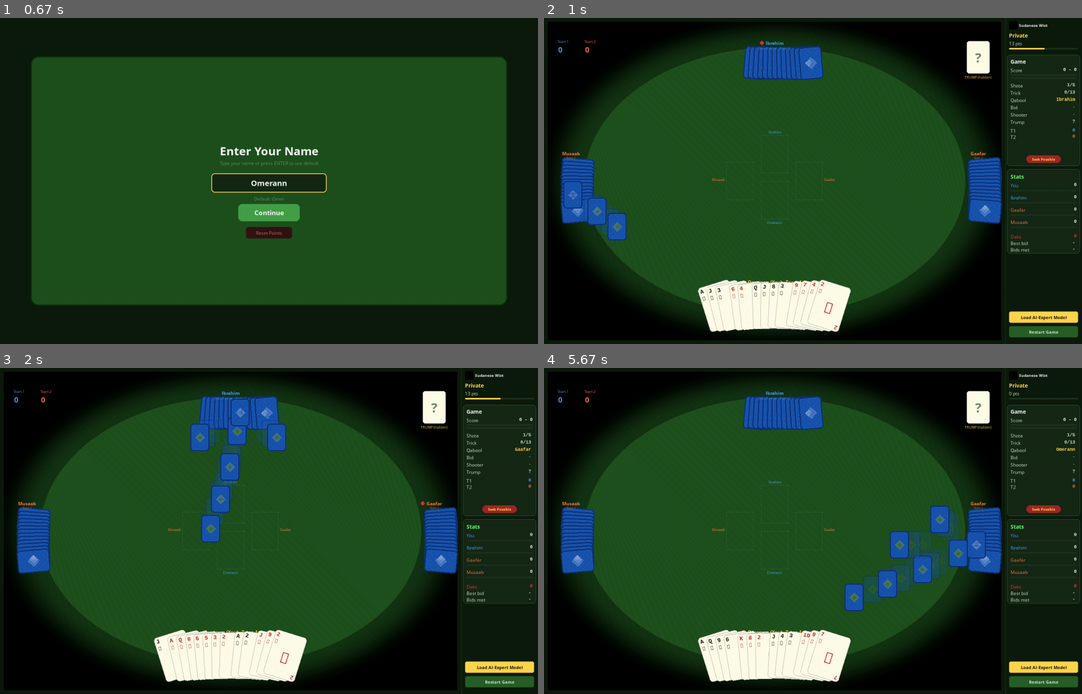
Above: before the commit, frames 1-4 (two rows, left to right).
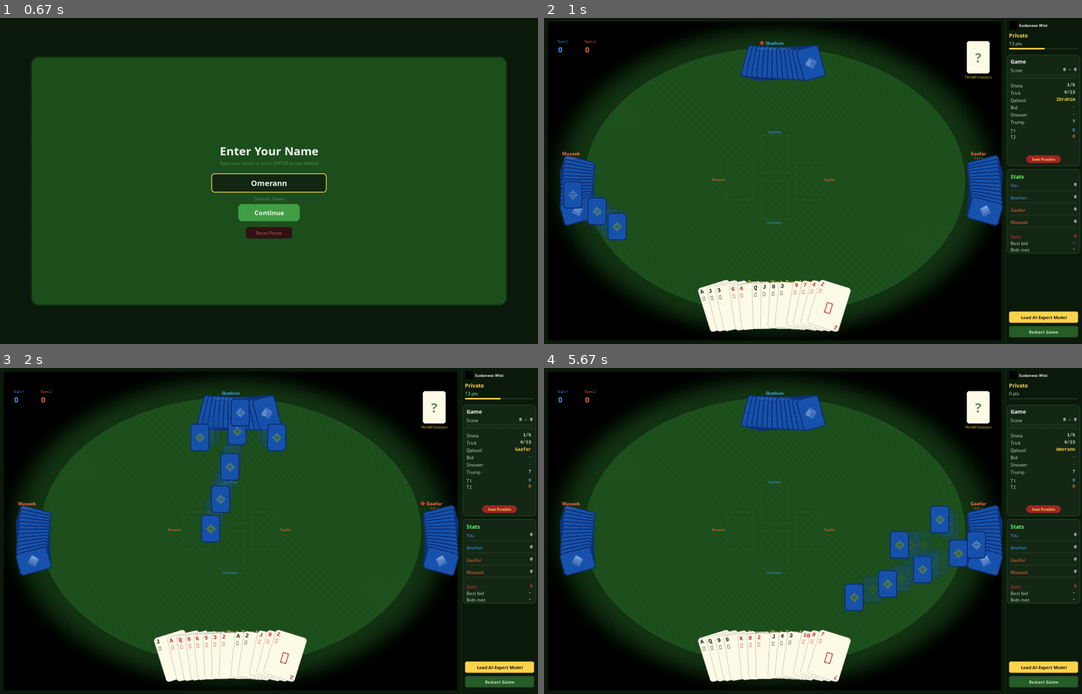
Above: after the commit, the same moments.

Repository: aamagzoub/engineering-intelligence
Game: pygame game, started from gui_pygame/main.py
Two runs of this game, one before a commit and one after it. Both use one fixed random seed, a clock stepped at 60 frames per second and the inputs below.
Inputs (mouse positions are in pixels of both pictures, inside the frame that each line leads up to):
- Up to frame 1 (0.67 s): type "ann" at 0.33 s
- Up to frame 2 (1 s): tap Enter at 0.67 s; click "▶ Start Game" at 0.93 s
- Up to frame 3 (2 s): click "Restart Game" at 1.27 s; click "Continue" at 1.6 s; tap Enter at 1.88 s
- Up to frame 4 (5.67 s): click (786, 615) at 2.27 s; click "Restart Game" at 2.6 s; click "Reset Points" at 2.93 s; click (952, 501) at 3.27 s; tap Enter at 4.55 s; click "📖 How to Play" at 4.93 s; click (694, 472) at 5.27 s; tap Space at 5.55 s

Frame 1 is identical in both runs. In frame 2, 1.1% of the frame differs, in the area x 2-86%, y 8-64%; in frame 3, 1.0%; in frame 4, 1.1%.

Commit message:
Increase opponent fan arc visibility (wider spread, full rotation)

Diff:
--- a/gui_pygame/game_screen.py
+++ b/gui_pygame/game_screen.py
@@ -2666,8 +2666,8 @@
             self._card_back_opp_landscape = pygame.transform.rotate(self._card_back_opp, 90)
 
         # Fan parameters.
-        max_spread = 20.0
-        fan_spread = min(max_spread, count * 2.0)
+        max_spread = 30.0
+        fan_spread = min(max_spread, count * 2.5)
         half_spread = fan_spread / 2.0
 
         for i in range(count):
@@ -2681,8 +2681,7 @@
                 spacing = min(14, 160 // max(count, 1))
                 card_x = x + i * spacing
                 card_y = y
-                # Positive angle = curve down (opposite of user's hand).
-                rotated = pygame.transform.rotate(self._card_back_opp, angle_deg * 0.5)
+                rotated = pygame.transform.rotate(self._card_back_opp, angle_deg)
                 rect = rotated.get_rect(center=(card_x + card_w // 2, card_y + card_h // 2))
                 self.screen.blit(rotated, rect)
             else:
@@ -2692,10 +2691,9 @@
                 spacing = min(10, 120 // max(count, 1))
                 card_x = x
                 card_y = y + i * spacing
-                # pid 3 = left (curve right), pid 1 = right (curve left).
                 direction = 1.0 if pid == 3 else -1.0
                 rotated = pygame.transform.rotate(self._card_back_opp_landscape,
-                                                  angle_deg * 0.5 * direction)
+                                                  angle_deg * direction)
                 rect = rotated.get_rect(center=(card_x + lw // 2, card_y + lh // 2))
                 self.screen.blit(rotated, rect)
 
